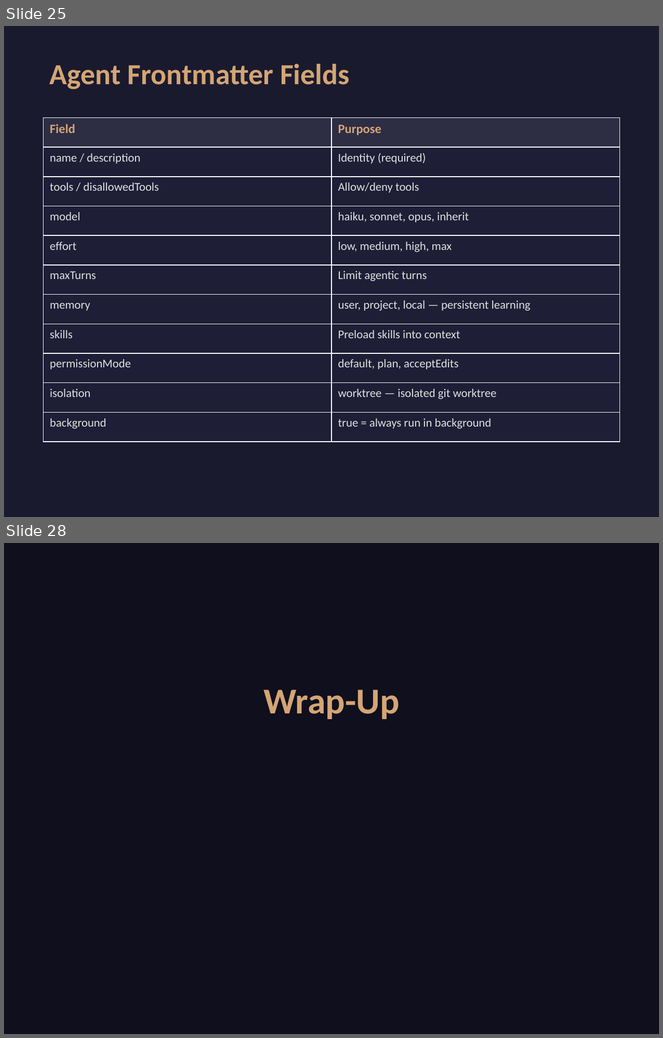
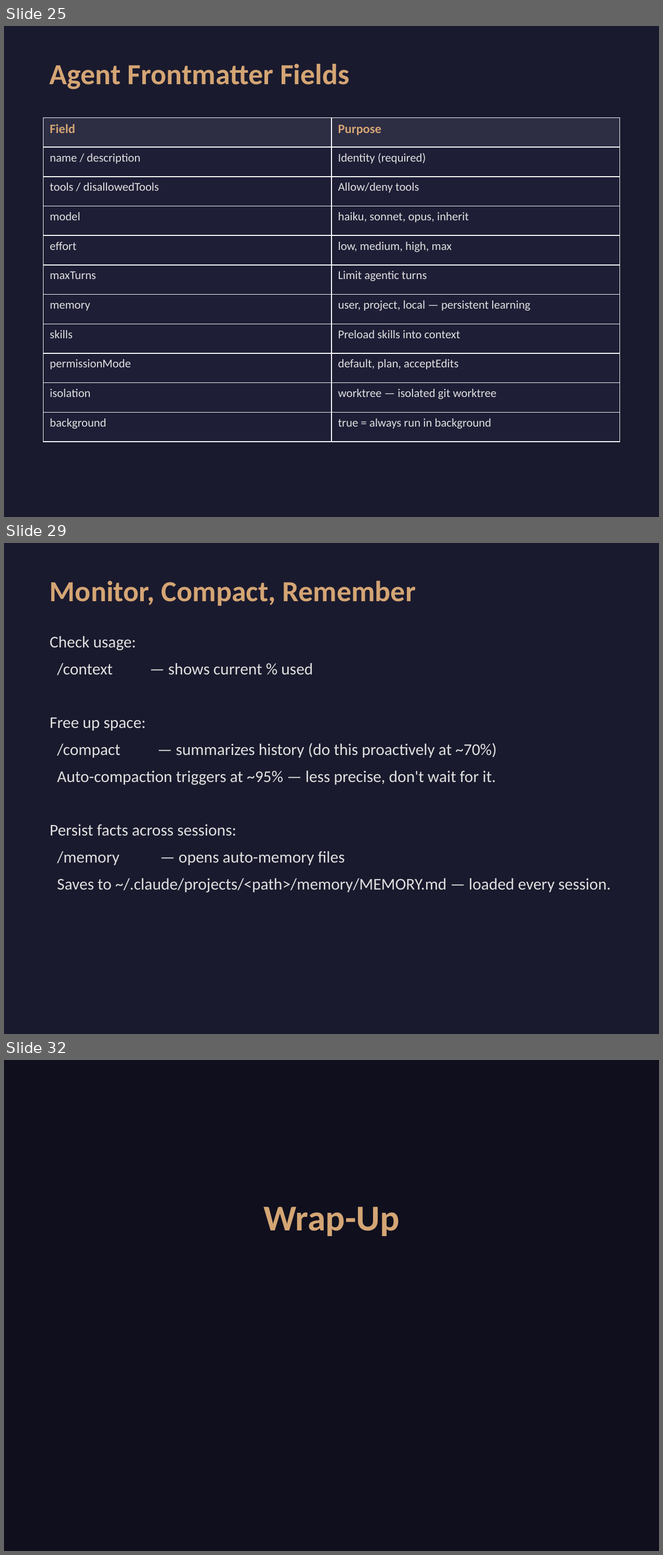
Before and after one commit to zachschillaci27/claude-code-workshop, a slide deck: slides.pptx. Shown one above the other, each under a label of ours: slides 25 and 28 before the commit, slides 25, 29 and 32 after it; the slides between them are not shown. The pictures are 663x1038 and 663x1555 pixels, drawn with LibreOffice and Linux fonts; fonts in the diff are those of the drawing. Boxes give left, top, right and bottom in pixels: in the first picture for what was removed or moved away, otherwise in the second. Text is boxed around its words. In the diff, an @@ line names an element or a change of style, - is before the commit and + after.

```diff
--- a/slides.pptx
+++ b/slides.pptx
@@ slide 29 added at (4, 543, 659, 1034), background #1A1A2E @@
@@ text added at (50, 580, 416, 606), 32 pt, text #D4A574, bold @@
+Monitor, Compact, Remember
@@ text added at (50, 636, 611, 893), 18 pt, text #E0E0E0 @@
+Check usage:
+/context — shows current % used
+Free up space:
+/compact — summarizes history (do this proactively at ~70%)
+Auto-compaction triggers at ~95% — less precise, don't wait for it.
+Persist facts across sessions:
+/memory — opens auto-memory files
+Saves to ~/.claude/projects/<path>/memory/MEMORY.md — loaded every session.
@@ what was slide 28 is now slide 32 @@
```
Also in this commit, not shown: 6 slides changed, 3 other slides added, 8 other files.
